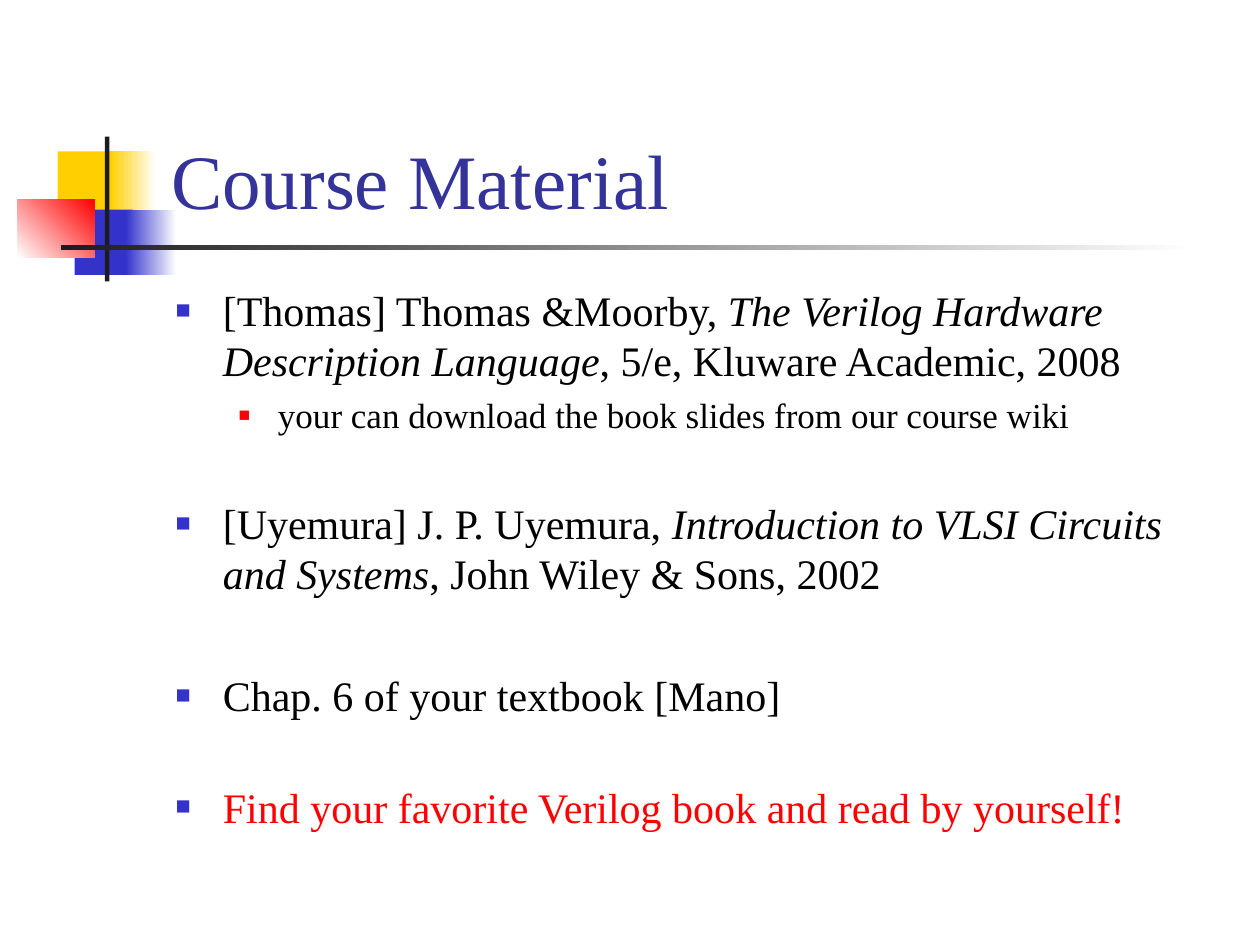
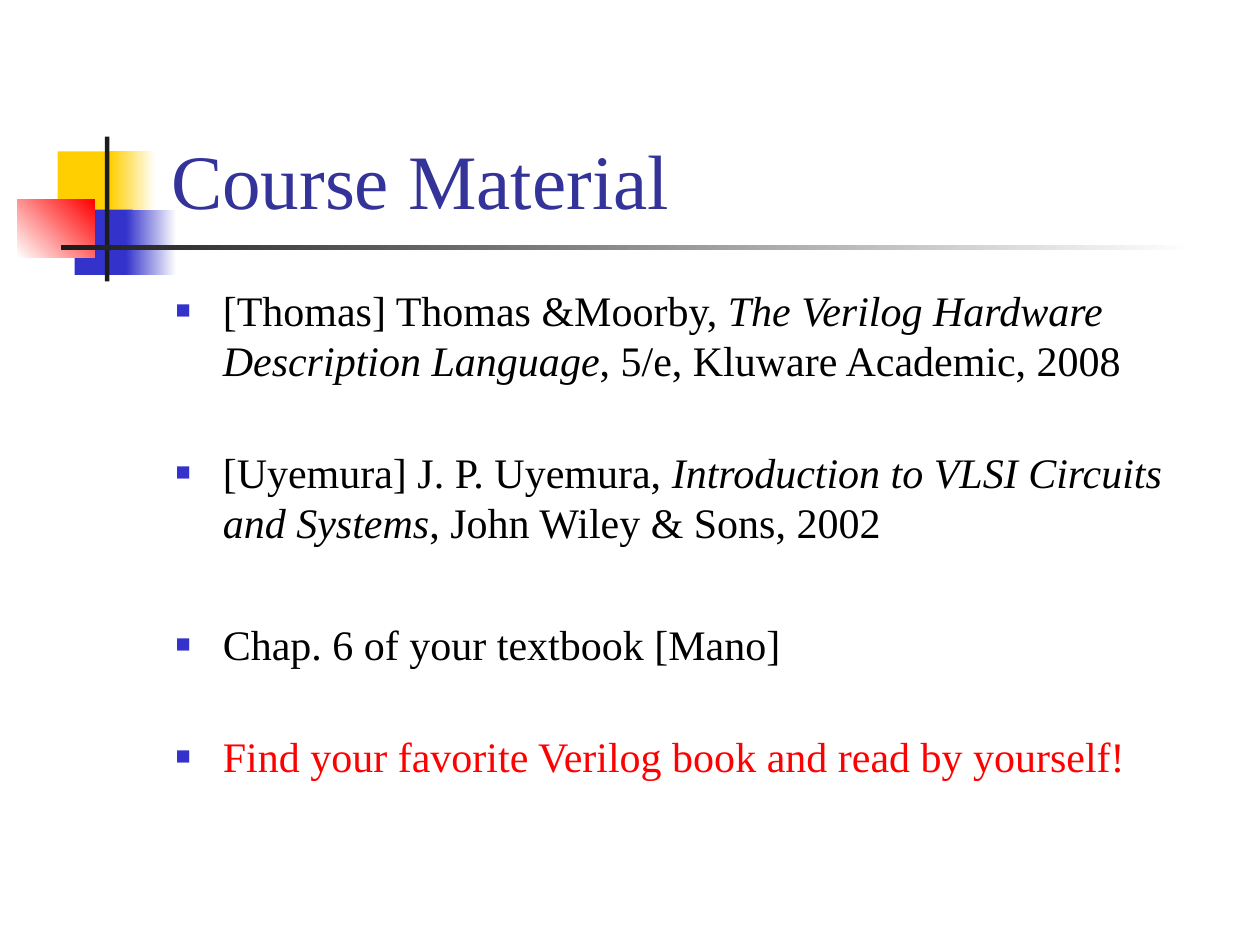
Before and after one commit to CGUSystemCourses/ComputerOrg-2015, a slide deck: slide 2 of Lectures/lec07-verilog/lec07-verilog.ppt. Drawn at 1260x945 pixels with LibreOffice and Linux fonts; fonts in the diff are those of the drawing. Boxes give left, top, right and bottom in pixels: in the first picture for what was removed or moved away, otherwise in the second. Text is boxed around its words. In the diff, an @@ line names an element or a change of style, - is before the commit and + after.

```diff
--- a/Lectures/lec07-verilog/lec07-verilog.ppt
+++ b/Lectures/lec07-verilog/lec07-verilog.ppt
@@ text at (278, 403, 1069, 436): paragraph removed @@
-  ■ your can download the book slides from our course wiki
```
Also in this commit, not shown: 4 other slides changed, 2 other files.
